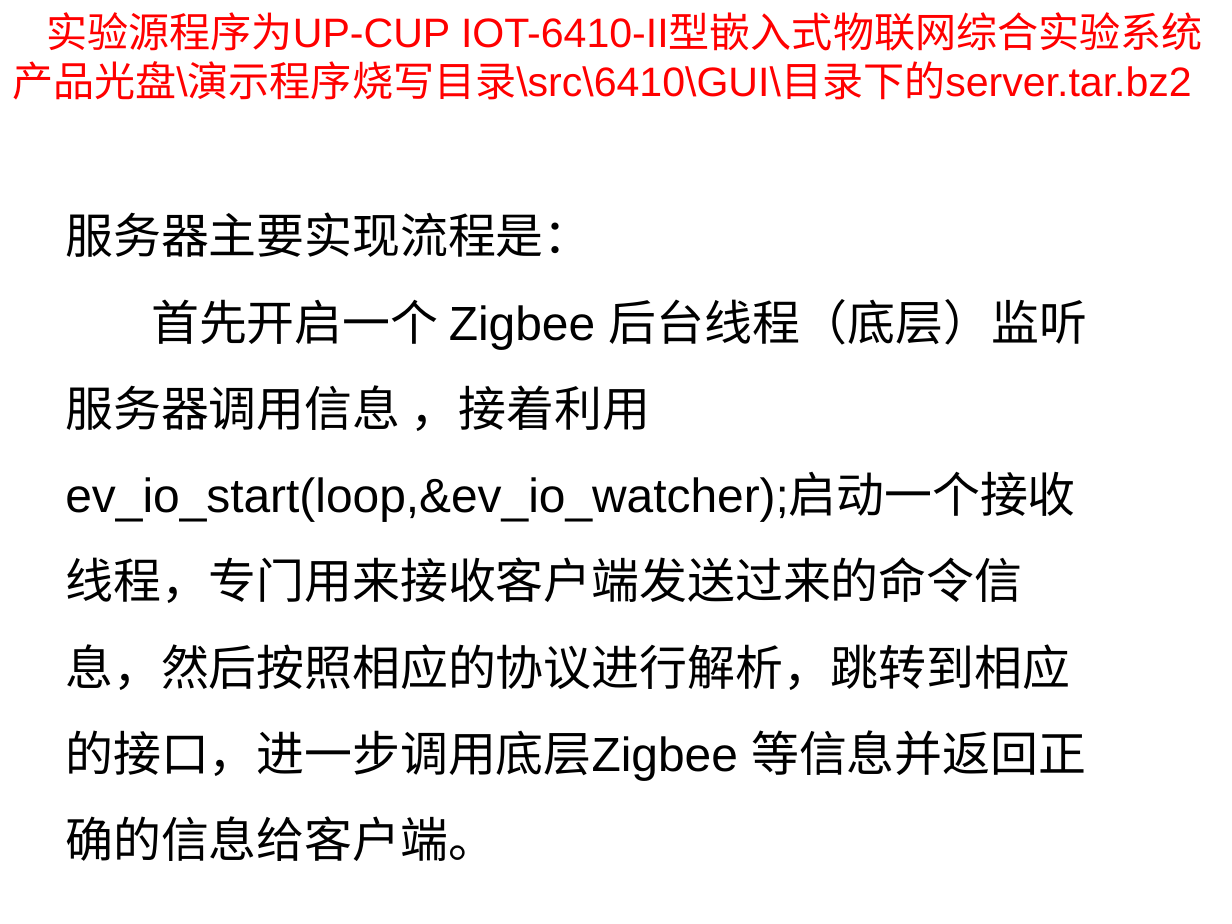
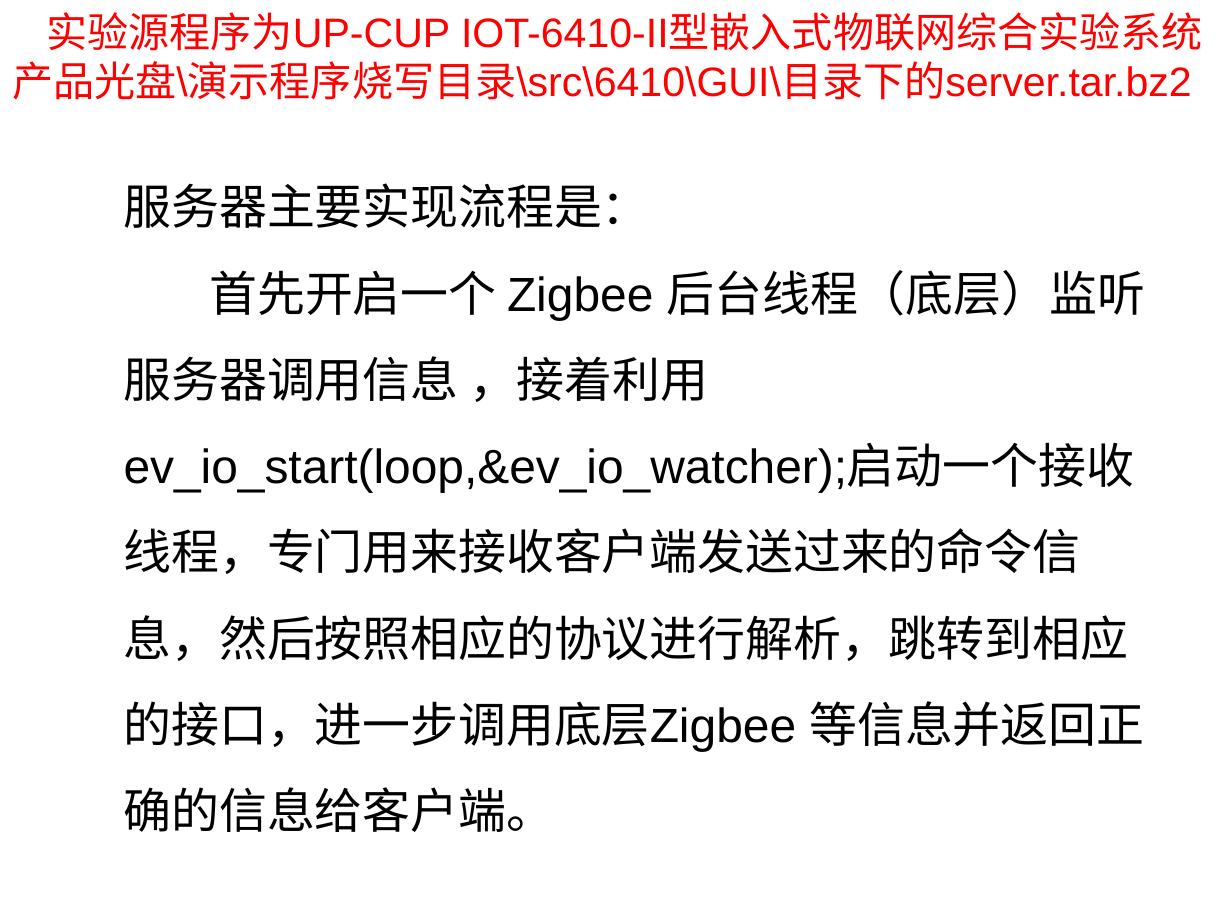
Before and after one commit to newplayc/DataStructure, a slide deck: slide 11 of 新建文件夹/2024年3月 嵌入式系统设计第七版/第10章 嵌入式综合课程设计/智能家居/智能家居综合实验.ppt. Drawn at 1232x924 pixels with LibreOffice and Linux fonts; fonts in the diff are those of the drawing. Boxes give left, top, right and bottom in pixels: in the first picture for what was removed or moved away, otherwise in the second. Text is boxed around its words. In the diff, an @@ line names an element or a change of style, - is before the commit and + after.

```diff
--- a/新建文件夹/2024年3月 嵌入式系统设计第七版/第10章 嵌入式综合课程设计/智能家居/智能家居综合实验.ppt
+++ b/新建文件夹/2024年3月 嵌入式系统设计第七版/第10章 嵌入式综合课程设计/智能家居/智能家居综合实验.ppt
@@ text "服务器主要实现流程是：": place and size @@
-text "服务器主要实现流程是：" at <box>65,212,1086,861</box>
+text "服务器主要实现流程是：" at <box>124,183,1145,832</box>
```
Also in this commit, not shown: 2 other slides changed, 9 other files.
